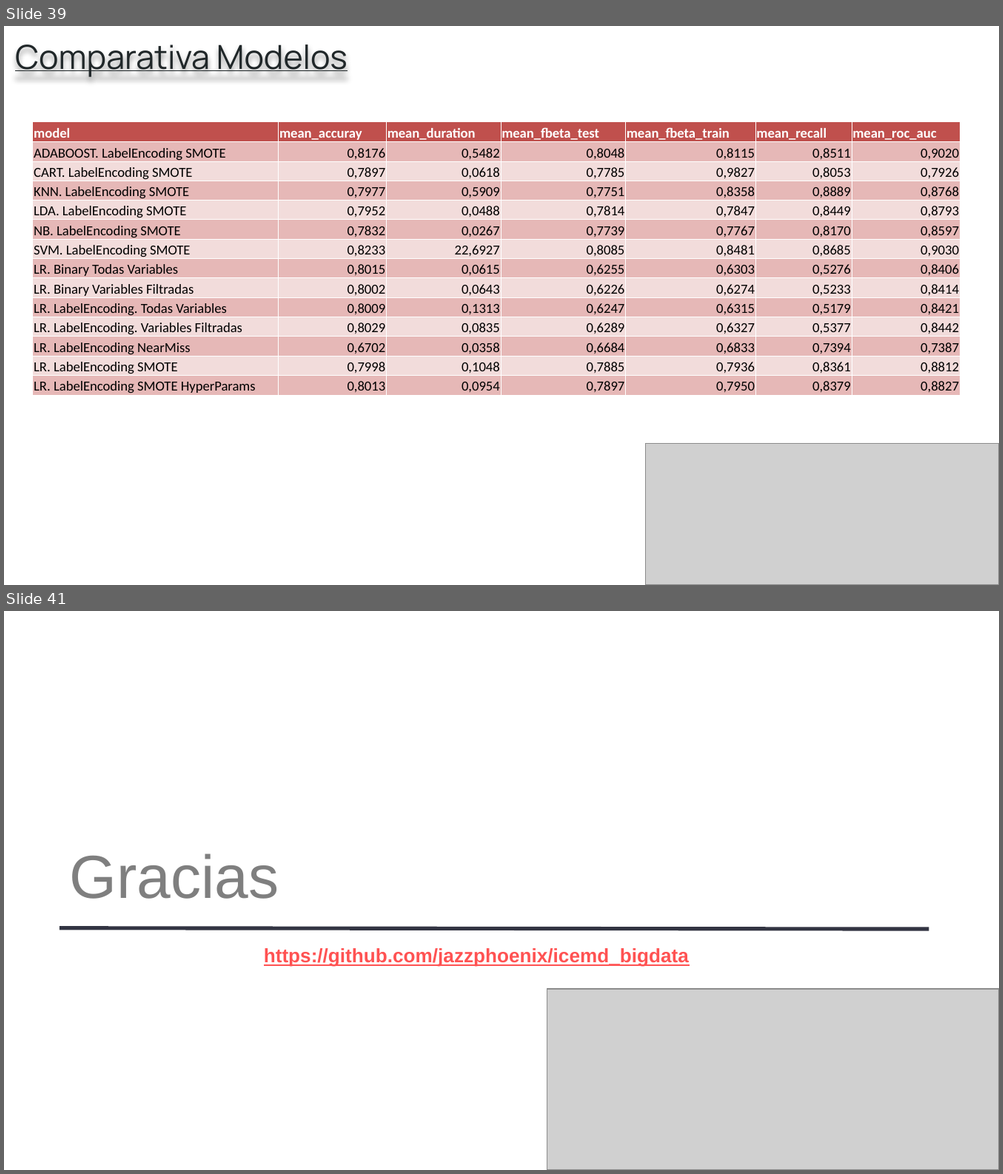
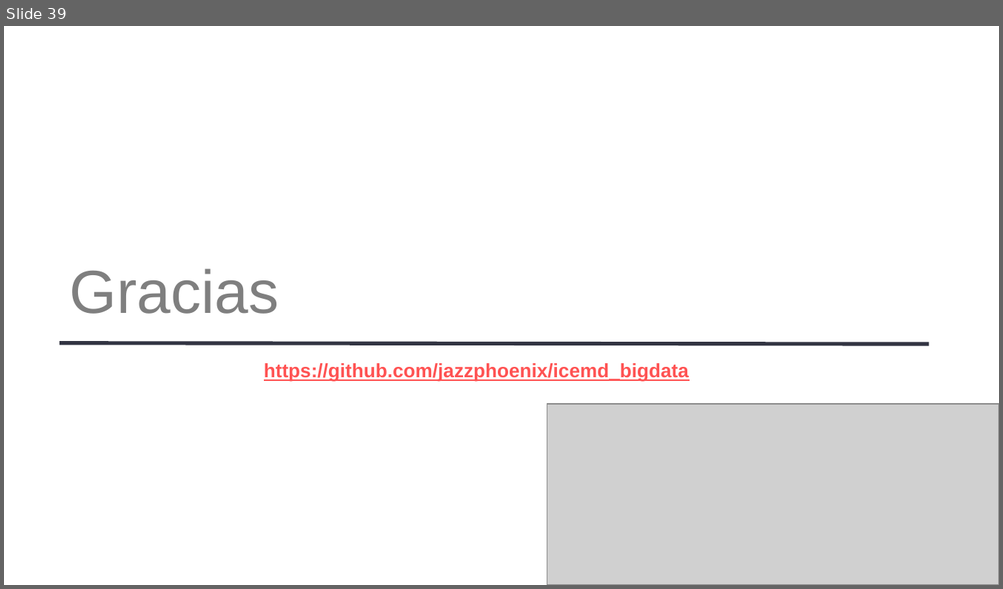
Before and after one commit to jazzphoenix/icemd_bigdata, a slide deck: presentation/Modulo 5_99905.pptx. Shown one above the other, each under a label of ours: slides 39 and 41 before the commit, slide 39 after it; the slides between them are not shown. The pictures are 1003x1174 and 1003x589 pixels, drawn with LibreOffice and Linux fonts; fonts in the diff are those of the drawing; grey boxes stand for pictures. Boxes give left, top, right and bottom in pixels: in the first picture for what was removed or moved away, otherwise in the second. Text is boxed around its words. In the diff, an @@ line names an element or a change of style, - is before the commit and + after.

```diff
--- a/presentation/Modulo 5_99905.pptx
+++ b/presentation/Modulo 5_99905.pptx
@@ slide 39 removed at [4,26,999,585], background #FFFFFF @@
@@ text removed at [15,44,347,77] @@
-Comparativa Modelos
@@ table removed at [33,122,960,396], 14 rows, 7 columns @@
-model | mean_accuray | mean_duration | mean_fbeta_test | mean_fbeta_train | mean_recall | mean_roc_auc
-ADABOOST. LabelEncoding SMOTE | 0,8176 | 0,5482 | 0,8048 | 0,8115 | 0,8511 | 0,9020
-CART. LabelEncoding SMOTE | 0,7897 | 0,0618 | 0,7785 | 0,9827 | 0,8053 | 0,7926
-KNN. LabelEncoding SMOTE | 0,7977 | 0,5909 | 0,7751 | 0,8358 | 0,8889 | 0,8768
-LDA. LabelEncoding SMOTE | 0,7952 | 0,0488 | 0,7814 | 0,7847 | 0,8449 | 0,8793
-NB. LabelEncoding SMOTE | 0,7832 | 0,0267 | 0,7739 | 0,7767 | 0,8170 | 0,8597
-SVM. LabelEncoding SMOTE | 0,8233 | 22,6927 | 0,8085 | 0,8481 | 0,8685 | 0,9030
-LR. Binary Todas Variables | 0,8015 | 0,0615 | 0,6255 | 0,6303 | 0,5276 | 0,8406
-LR. Binary Variables Filtradas | 0,8002 | 0,0643 | 0,6226 | 0,6274 | 0,5233 | 0,8414
-LR. LabelEncoding. Todas Variables | 0,8009 | 0,1313 | 0,6247 | 0,6315 | 0,5179 | 0,8421
-LR. LabelEncoding. Variables Filtradas | 0,8029 | 0,0835 | 0,6289 | 0,6327 | 0,5377 | 0,8442
-LR. LabelEncoding NearMiss | 0,6702 | 0,0358 | 0,6684 | 0,6833 | 0,7394 | 0,7387
-LR. LabelEncoding SMOTE | 0,7998 | 0,1048 | 0,7885 | 0,7936 | 0,8361 | 0,8812
-LR. LabelEncoding SMOTE HyperParams | 0,8013 | 0,0954 | 0,7897 | 0,7950 | 0,8379 | 0,8827
@@ picture removed at [646,443,999,585] @@
@@ what was slide 41 is now slide 39 @@
```
Also in this commit, not shown: 27 slides changed, 9 slides added, 10 other slides removed, 5 other files.
